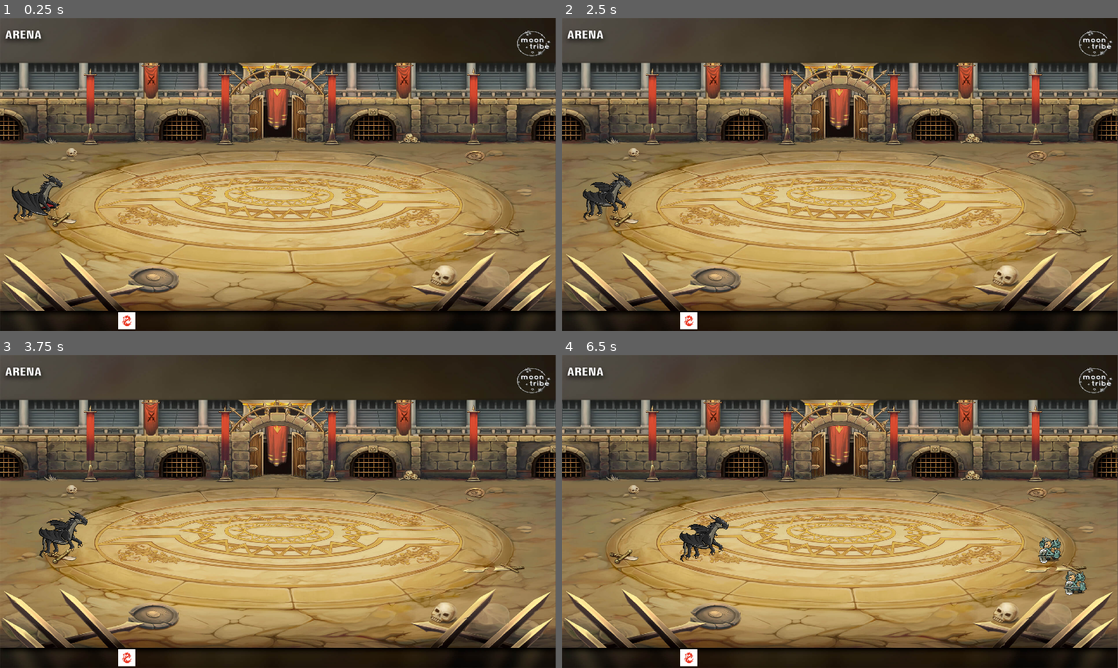
Above: before the commit, frames 1-4 (two rows, left to right).
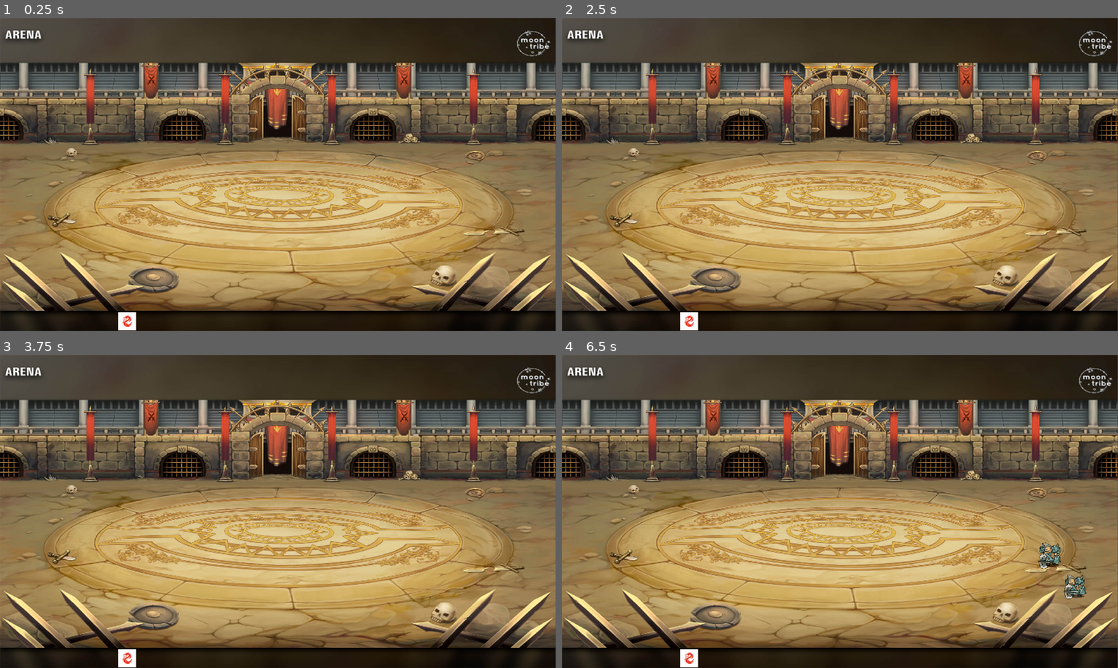
Above: after the commit, the same moments.

Repository: SandroParra/Idle_Game_Alpha
Game: Godot game, scene res://Scenes/Levels/entire_game/game.tscn
The game is run twice, just before and just after one commit, with the same random seed, the same clock (stepped at 60 frames per second) and the same inputs.
Inputs (mouse positions are in pixels of both pictures, inside the frame that each line leads up to):
- Up to frame 1 (0.25 s): no input
- Up to frame 2 (2.5 s): tap Enter (ui_accept) at 0.5, 0.77 s; move the mouse to (962, 158) at 0.52 s; click (962, 158) at 0.67 s; drag from (728, 190) to (812, 237) at 1.27 s; move the mouse to (895, 105) at 2.02 s; click (895, 105) at 2.17 s
- Up to frame 3 (3.75 s): drag from (250, 574) to (50, 530) at 2.77 s; move the mouse to (444, 558) at 3.52 s; click (444, 558) at 3.67 s
- Up to frame 4 (6.5 s): tap Enter (ui_accept) at 3.77 s; drag from (673, 464) to (756, 433) at 4.27 s; move the mouse to (867, 511) at 5.02 s; click (867, 511) at 5.17 s; drag from (756, 433) to (684, 539) at 5.77 s

The runs differ from the first frame. In frame 1, 0.7% of the frame differs, in the area x 2-25%, y 49-100%; in frame 2, 0.7%; in frame 3, 0.7%; in frame 4, 1.3%, in the area x 21-95%, y 51-100%.
Error after the commit: Invalid access to property or key 'card_selected' on a base object of type 'null instance'. (res://Scripts/Managers/GameManager.gd:18)

Commit message:
refactoring

Diff:
--- /dev/null
+++ b/Resources/Cards/BlackDragon.tres
@@ -0,0 +1,11 @@
+[gd_resource type="Resource" script_class="CardData" load_steps=4 format=3 uid="uid://c2mffwrbagbge"]
+
+[ext_resource type="Texture2D" uid="uid://d6pjpd33g1mc" path="res://Assets/UI/BlackDragon/BlackDragon.jpg" id="1_h55ml"]
+[ext_resource type="Script" uid="uid://fses6prrp6qw" path="res://Scripts/Resources/CardData.gd" id="2_bfr5d"]
+[ext_resource type="PackedScene" uid="uid://bixiv0365lcn6" path="res://Scenes/Units/heroes/BlackDragon.tscn" id="3_y6jrk"]
+
+[resource]
+script = ExtResource("2_bfr5d")
+icon = ExtResource("1_h55ml")
+unit_scene = ExtResource("3_y6jrk")
+metadata/_custom_type_script = "uid://fses6prrp6qw"
--- a/Scenes/Levels/entire_game/game.tscn
+++ b/Scenes/Levels/entire_game/game.tscn
@@ -6,13 +6,13 @@
 [ext_resource type="PackedScene" uid="uid://djhi3hrqutyni" path="res://Scenes/Units/enemies/enemySpawner.tscn" id="3_tqpib"]
 [ext_resource type="PackedScene" uid="uid://bixiv0365lcn6" path="res://Scenes/Units/heroes/BlackDragon.tscn" id="4_cv2yb"]
 [ext_resource type="Script" uid="uid://0arpysjejmia" path="res://Scripts/Units/Hero.gd" id="5_075tl"]
-[ext_resource type="Texture2D" uid="uid://d6pjpd33g1mc" path="res://Resources/Cards/RedDragon.jpg" id="7_tqpib"]
+[ext_resource type="PackedScene" uid="uid://b6wu8x1fcuh2e" path="res://Scenes/UI/CardUI.tscn" id="7_tqpib"]
 
 [node name="Game" type="Node2D"]
 y_sort_enabled = true
 script = ExtResource("1_d4uca")
 
-[node name="PlaceholderArena" type="Sprite2D" parent="."]
+[node name="Background" type="Sprite2D" parent="."]
 scale = Vector2(0.9994792, 0.84375)
 texture = ExtResource("1_hlfm0")
 centered = false
@@ -42,16 +42,19 @@
 position = Vector2(-565, 396)
 
 [node name="Enemies" type="Node2D" parent="."]
+y_sort_enabled = true
 position = Vector2(3, 4)
 
 [node name="enemySpawner" parent="Enemies" instance=ExtResource("3_tqpib")]
 position = Vector2(1977, 700)
 
 [node name="Heroes" type="Node2D" parent="."]
+y_sort_enabled = true
 position = Vector2(5, 4)
 
 [node name="BlackDragon" parent="Heroes" instance=ExtResource("4_cv2yb")]
-position = Vector2(131, 595)
+visible = false
+position = Vector2(230, 704)
 scale = Vector2(0.75, 0.75)
 script = ExtResource("5_075tl")
 
@@ -59,20 +62,12 @@
 layer = 4
 
 [node name="Hand" type="HBoxContainer" parent="UI"]
-anchors_preset = -1
 offset_left = 408.0
 offset_top = 1015.0
-offset_right = 913.0
+offset_right = 1547.0
 offset_bottom = 1077.0
 
-[node name="Heroe_1" type="Control" parent="UI/Hand"]
+[node name="CardUI" parent="UI/Hand" instance=ExtResource("7_tqpib")]
+light_mask = 3
+visibility_layer = 3
 layout_mode = 2
-
-[node name="TextureRect" type="TextureRect" parent="UI/Hand/Heroe_1"]
-light_mask = 16
-visibility_layer = 16
-layout_mode = 1
-offset_right = 49.0
-offset_bottom = 59.0
-texture = ExtResource("7_tqpib")
-expand_mode = 3
--- /dev/null
+++ b/Scenes/UI/CardUI.tscn
@@ -0,0 +1,19 @@
+[gd_scene load_steps=4 format=3 uid="uid://b6wu8x1fcuh2e"]
+
+[ext_resource type="Texture2D" uid="uid://d6pjpd33g1mc" path="res://Assets/UI/BlackDragon/BlackDragon.jpg" id="1_7cml5"]
+[ext_resource type="Script" uid="uid://3lfv5qsd7vij" path="res://Scripts/UI/CardUI.gd" id="2_cw8tj"]
+[ext_resource type="Resource" uid="uid://c2mffwrbagbge" path="res://Resources/Cards/BlackDragon.tres" id="3_cw8tj"]
+
+[node name="CardUI" type="TextureRect"]
+offset_right = 153.0
+offset_bottom = 153.0
+texture = ExtResource("1_7cml5")
+expand_mode = 3
+stretch_mode = 4
+script = ExtResource("2_cw8tj")
+card_data = ExtResource("3_cw8tj")
+
+[node name="Label" type="Label" parent="."]
+layout_mode = 0
+offset_right = 153.0
+offset_bottom = 154.0
--- a/Scenes/Units/heroes/BlackDragon.tscn
+++ b/Scenes/Units/heroes/BlackDragon.tscn
@@ -1,85 +1,69 @@
-[gd_scene load_steps=21 format=3 uid="uid://bixiv0365lcn6"]
+[gd_scene load_steps=16 format=3 uid="uid://bixiv0365lcn6"]
 
 [ext_resource type="Texture2D" uid="uid://5nety2tfsvs4" path="res://Assets/Models/Heroes/BlackDragon/blackDragon.png" id="1_3xuus"]
 
-[sub_resource type="AtlasTexture" id="AtlasTexture_q5ps0"]
+[sub_resource type="AtlasTexture" id="AtlasTexture_ojeot"]
 atlas = ExtResource("1_3xuus")
 region = Rect2(0, 7168, 512, 512)
 
-[sub_resource type="AtlasTexture" id="AtlasTexture_ijsk7"]
+[sub_resource type="AtlasTexture" id="AtlasTexture_1b7vl"]
 atlas = ExtResource("1_3xuus")
 region = Rect2(512, 7168, 512, 512)
 
-[sub_resource type="AtlasTexture" id="AtlasTexture_qgr0h"]
+[sub_resource type="AtlasTexture" id="AtlasTexture_oo2ma"]
 atlas = ExtResource("1_3xuus")
 region = Rect2(1024, 7168, 512, 512)
 
-[sub_resource type="AtlasTexture" id="AtlasTexture_ut65a"]
+[sub_resource type="AtlasTexture" id="AtlasTexture_xvfa8"]
 atlas = ExtResource("1_3xuus")
 region = Rect2(1536, 7168, 512, 512)
 
-[sub_resource type="AtlasTexture" id="AtlasTexture_xu3mf"]
-atlas = ExtResource("1_3xuus")
-region = Rect2(0, 7680, 512, 512)
-
-[sub_resource type="AtlasTexture" id="AtlasTexture_sw11k"]
-atlas = ExtResource("1_3xuus")
-region = Rect2(512, 7680, 512, 512)
-
-[sub_resource type="AtlasTexture" id="AtlasTexture_nf447"]
-atlas = ExtResource("1_3xuus")
-region = Rect2(1024, 7680, 512, 512)
-
-[sub_resource type="AtlasTexture" id="AtlasTexture_gl036"]
-atlas = ExtResource("1_3xuus")
-region = Rect2(1536, 7680, 512, 512)
-
-[sub_resource type="AtlasTexture" id="AtlasTexture_ysb0a"]
+[sub_resource type="AtlasTexture" id="AtlasTexture_q4gqg"]
 atlas = ExtResource("1_3xuus")
 region = Rect2(0, 6144, 512, 512)
 
-[sub_resource type="AtlasTexture" id="AtlasTexture_00bkx"]
+[sub_resource type="AtlasTexture" id="AtlasTexture_ebcas"]
 atlas = ExtResource("1_3xuus")
 region = Rect2(512, 6144, 512, 512)
 
-[sub_resource type="AtlasTexture" id="AtlasTexture_iywge"]
+[sub_resource type="AtlasTexture" id="AtlasTexture_hepks"]
 atlas = ExtResource("1_3xuus")
 region = Rect2(1024, 6144, 512, 512)
 
-[sub_resource type="AtlasTexture" id="AtlasTexture_3u6ip"]
+[sub_resource type="AtlasTexture" id="AtlasTexture_w5axy"]
 atlas = ExtResource("1_3xuus")
 region = Rect2(1536, 6144, 512, 512)
 
-[sub_resource type="AtlasTexture" id="AtlasTexture_bjkif"]
+[sub_resource type="AtlasTexture" id="AtlasTexture_c5mip"]
 atlas = ExtResource("1_3xuus")
 region = Rect2(0, 6656, 512, 512)
 
-[sub_resource type="AtlasTexture" id="AtlasTexture_bns0n"]
+[sub_resource type="AtlasTexture" id="AtlasTexture_jvxgf"]
 atlas = ExtResource("1_3xuus")
 region = Rect2(512, 6656, 512, 512)
 
-[sub_resource type="AtlasTexture" id="AtlasTexture_stpiw"]
+[sub_resource type="AtlasTexture" id="AtlasTexture_50rit"]
 atlas = ExtResource("1_3xuus")
 region = Rect2(1024, 6656, 512, 512)
 
-[sub_resource type="AtlasTexture" id="AtlasTexture_8lnqe"]
+[sub_resource type="AtlasTexture" id="AtlasTexture_d1cav"]
 atlas = ExtResource("1_3xuus")
 region = Rect2(1536, 6656, 512, 512)
 
-[sub_resource type="SpriteFrames" id="SpriteFrames_q8136"]
+[sub_resource type="SpriteFrames" id="SpriteFrames_q5s1k"]
 animations = [{
 "frames": [{
 "duration": 1.0,
-"texture": SubResource("AtlasTexture_q5ps0")
+"texture": SubResource("AtlasTexture_ojeot")
 }, {
 "duration": 1.0,
-"texture": SubResource("AtlasTexture_ijsk7")
+"texture": SubResource("AtlasTexture_1b7vl")
 }, {
 "duration": 1.0,
-"texture": SubResource("AtlasTexture_qgr0h")
+"texture": SubResource("AtlasTexture_oo2ma")
 }, {
 "duration": 1.0,
-"texture": SubResource("AtlasTexture_ut65a")
+"texture": SubResource("AtlasTexture_xvfa8")
 }],
 "loop": true,
 "name": &"Attack_1",
@@ -87,33 +71,16 @@
 }, {
 "frames": [{
 "duration": 1.0,
-"texture": SubResource("AtlasTexture_xu3mf")
+"texture": SubResource("AtlasTexture_q4gqg")
 }, {
 "duration": 1.0,
-"texture": SubResource("AtlasTexture_sw11k")
+"texture": SubResource("AtlasTexture_ebcas")
 }, {
 "duration": 1.0,
-"texture": SubResource("AtlasTexture_nf447")
+"texture": SubResource("AtlasTexture_hepks")
 }, {
 "duration": 1.0,
-"texture": SubResource("AtlasTexture_gl036")
-}],
-"loop": true,
-"name": &"Death",
-"speed": 8.0
-}, {
-"frames": [{
-"duration": 1.0,
-"texture": SubResource("AtlasTexture_ysb0a")
-}, {
-"duration": 1.0,
-"texture": SubResource("AtlasTexture_00bkx")
-}, {
-"duration": 1.0,
-"texture": SubResource("AtlasTexture_iywge")
-}, {
-"duration": 1.0,
-"texture": SubResource("AtlasTexture_3u6ip")
+"texture": SubResource("AtlasTexture_w5axy")
 }],
 "loop": true,
 "name": &"Idle",
@@ -121,74 +88,34 @@
 }, {
 "frames": [{
 "duration": 1.0,
-"texture": SubResource("AtlasTexture_bjkif")
+"texture": SubResource("AtlasTexture_c5mip")
 }, {
 "duration": 1.0,
-"texture": SubResource("AtlasTexture_bns0n")
+"texture": SubResource("AtlasTexture_jvxgf")
 }, {
 "duration": 1.0,
-"texture": SubResource("AtlasTexture_stpiw")
+"texture": SubResource("AtlasTexture_50rit")
 }, {
 "duration": 1.0,
-"texture": SubResource("AtlasTexture_8lnqe")
+"texture": SubResource("AtlasTexture_d1cav")
 }],
 "loop": true,
 "name": &"Walk",
 "speed": 8.0
 }]
 
-[sub_resource type="CapsuleShape2D" id="CapsuleShape2D_bjkif"]
-radius = 137.855
-height = 537.762
-
-[sub_resource type="CircleShape2D" id="CircleShape2D_q5ps0"]
-radius = 280.114
+[sub_resource type="CircleShape2D" id="CircleShape2D_oo2ma"]
+radius = 619.31573
 
 [node name="BlackDragon" type="CharacterBody2D" groups=["heroGroup"]]
 scale = Vector2(0.5, 0.5)
 
 [node name="AnimatedSprite2D" type="AnimatedSprite2D" parent="."]
-position = Vector2(6.10352e-05, -1.52588e-05)
-scale = Vector2(0.6, 0.6)
-sprite_frames = SubResource("SpriteFrames_q8136")
+sprite_frames = SubResource("SpriteFrames_q5s1k")
 animation = &"Walk"
-frame = 3
-frame_progress = 0.492414
 
 [node name="CollisionShape2D" type="CollisionShape2D" parent="."]
-position = Vector2(-4, 30)
-rotation = 1.02276
-scale = Vector2(0.5, 0.5)
-shape = SubResource("CapsuleShape2D_bjkif")
-
-[node name="HurtBox" type="Area2D" parent="."]
-scale = Vector2(0.5, 0.5)
-
-[node name="CollisionShape2D" type="CollisionShape2D" parent="HurtBox"]
-position = Vector2(12, 48)
-scale = Vector2(0.5, 0.5)
-shape = SubResource("CircleShape2D_q5ps0")
-debug_color = Color(0.99878, 0, 0.132809, 0.42)
-
-[node name="HitBox" type="Area2D" parent="."]
-scale = Vector2(0.5, 0.5)
-
-[node name="Control" type="Control" parent="."]
-layout_mode = 3
-anchors_preset = 0
-offset_left = -252.0
-offset_top = 110.0
-offset_right = -212.0
-offset_bottom = 150.0
-
-[node name="TextureRect" type="TextureRect" parent="Control"]
-layout_mode = 1
-anchors_preset = -1
-anchor_left = -1.856
-anchor_top = 0.5
-anchor_right = -1.856
-anchor_bottom = 0.5
-offset_left = -19.76
-offset_top = -20.0
-offset_right = 20.24
-offset_bottom = 20.0
+position = Vector2(4, 2)
+scale = Vector2(0.25, 0.25)
+shape = SubResource("CircleShape2D_oo2ma")
+debug_color = Color(0.065405846, 0.6132287, 0.610462, 0.41960785)
--- a/Scripts/Managers/GameManager.gd
+++ b/Scripts/Managers/GameManager.gd
@@ -15,7 +15,7 @@
 	add_child(ghost_sprite)
 
 	# Conectar señales de las cartas (esto hazlo en el editor o por código)
-	# Ejemplo: $CanvasLayer/Hand/Card1.card_selected.connect(_on_card_selected)
+	$CanvasLayer/Hand/CardUI.card_selected.connect(_on_card_selected)
 
 func _process(_delta):
 	if is_dragging and current_card:
--- a/Scripts/Resources/CardData.gd
+++ b/Scripts/Resources/CardData.gd
@@ -1,7 +1,7 @@
 class_name CardData extends Resource
 
 @export_group("Visuals")
-@export var name: String = "Guerrero"
+@export var name: String = "Unit Name"
 @export var icon: Texture2D          # Para la UI
 @export var unit_scene: PackedScene  # La escena del personaje (Unit.tscn)
 
--- a/Scripts/UI/CardUI.gd
+++ b/Scripts/UI/CardUI.gd
@@ -1,22 +1,25 @@
-extends Control
+# res://Scripts/CardUI.gd
+extends TextureRect
 
-# Señales que escuchará el GameManager
-signal card_selected(card_data)
-signal card_deselected
+# Señales para avisar al juego que estamos tocando la carta
+signal drag_started(card_data)
+signal drag_ended(card_data)
 
-@export var card_data: CardData
-@onready var icon: TextureRect = $Icon
-@onready var cost_lbl: Label = $Cost
+@export var card_data: CardData # Arrastraremos BlackDragon.tres aquí
 
 func _ready():
+	# Cargar visuales automáticamente
 	if card_data:
-		icon.texture = card_data.icon
-		cost_lbl.text = str(card_data.cost)
+		texture = card_data.icon
+		# Si tienes un Label para el costo:
+		$Label.text = str(card_data.cost)
 
 func _gui_input(event):
-	if event is InputEventMouseButton and event.button_index == MOUSE_BUTTON_LEFT:
-		if event.pressed:
-			card_selected.emit(card_data)
-		else:
-			# Opcional: Si quieres lógica al soltar el clic
-			pass
+	if event is InputEventMouseButton:
+		if event.button_index == MOUSE_BUTTON_LEFT:
+			if event.pressed:
+				# Click presionado: Empezar arrastre
+				drag_started.emit(card_data)
+			else:
+				# Click soltado: Terminar arrastre
+				drag_ended.emit(card_data)
Renamed: Resources/Cards/RedDragon.jpg -> Assets/UI/BlackDragon/BlackDragon.jpg
Not shown, changed: Assets/UI/BlackDragon/BlackDragon.jpg.import
